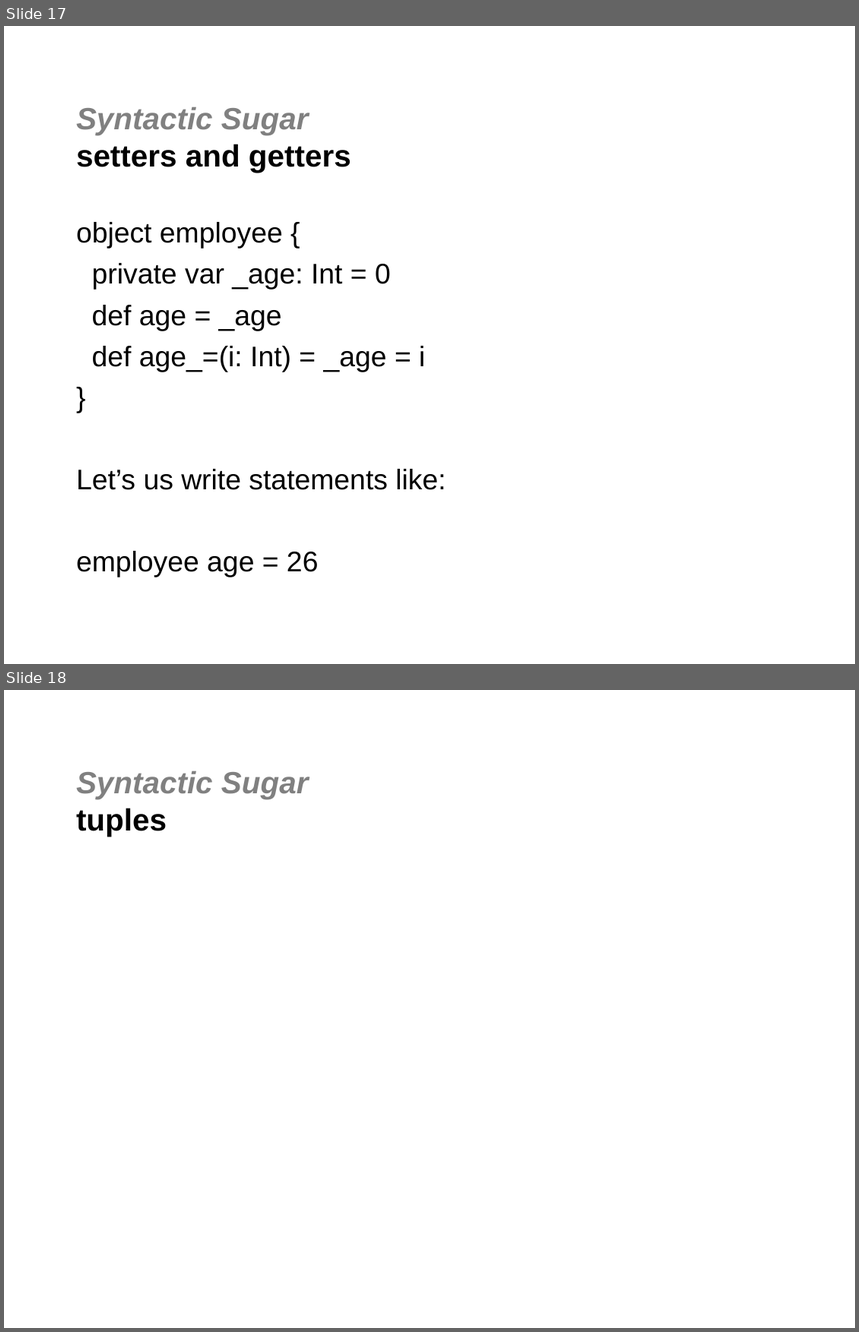
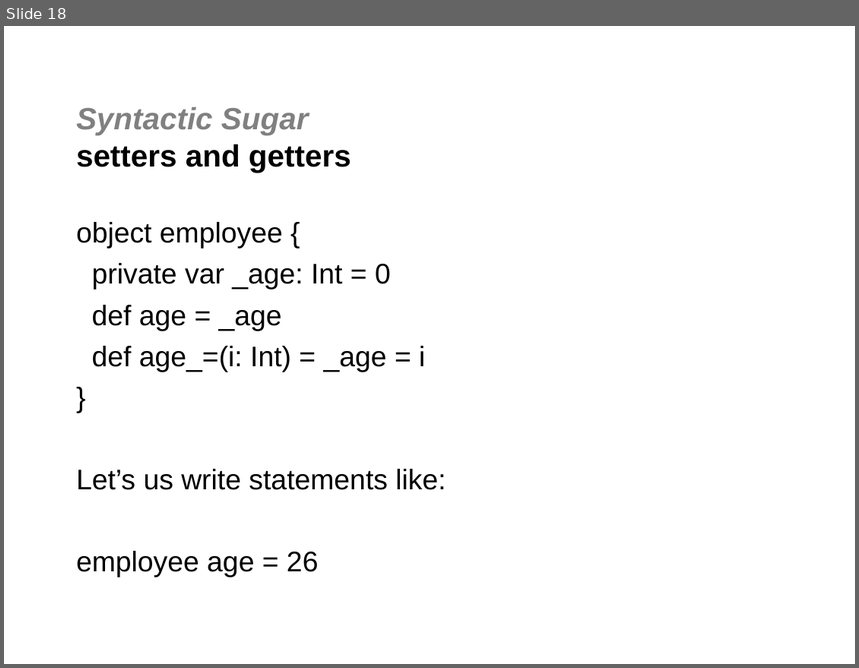
Before and after one commit to jgoodsen/agile2010, a slide deck: dsl.ppt. Shown one above the other, each under a label of ours: slides 17 and 18 before the commit, slide 18 after it. The pictures are 859x1332 and 859x668 pixels, drawn with LibreOffice and Linux fonts; fonts in the diff are those of the drawing; background and template pictures are left out. Boxes give left, top, right and bottom in pixels: in the first picture for what was removed or moved away, otherwise in the second. Text is boxed around its words. In the diff, an @@ line names an element or a change of style, - is before the commit and + after.

```diff
--- a/dsl.ppt
+++ b/dsl.ppt
@@ slide 18 removed at (4,690,855,1328), background #FFFFFF @@
@@ title removed at (76,771,309,836) @@
-Syntactic Sugar
-tuples
@@ what was slide 17 is now slide 18 @@
```
Also in this commit, not shown: 2 slides added, 1 other file.
